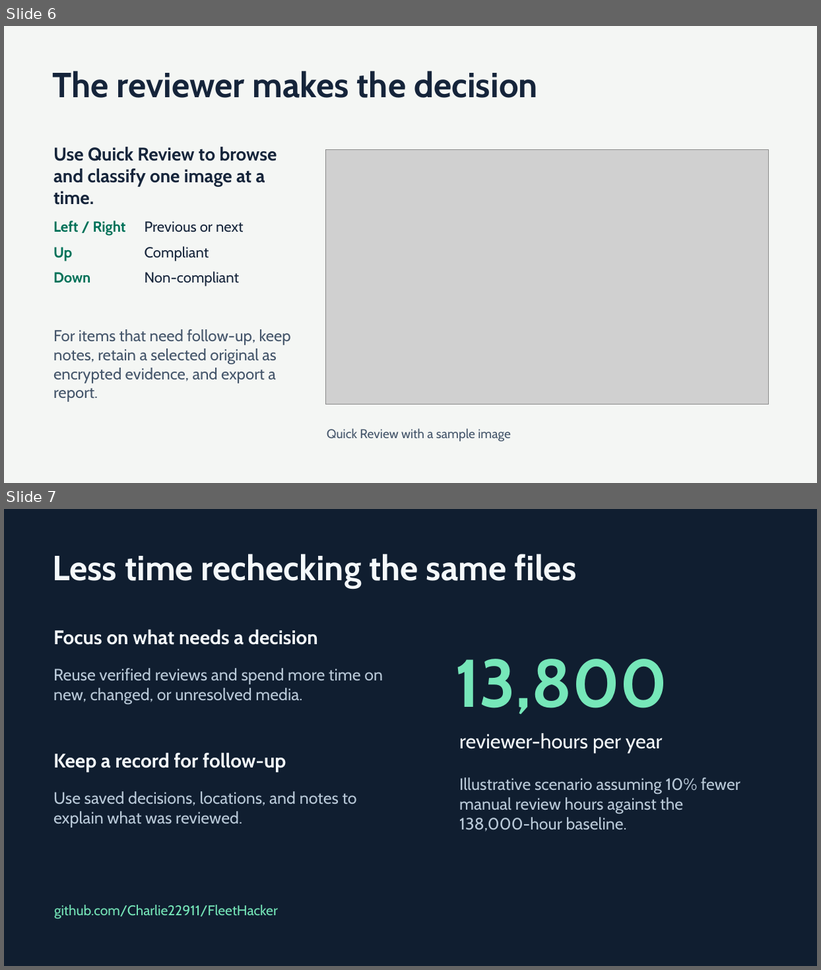
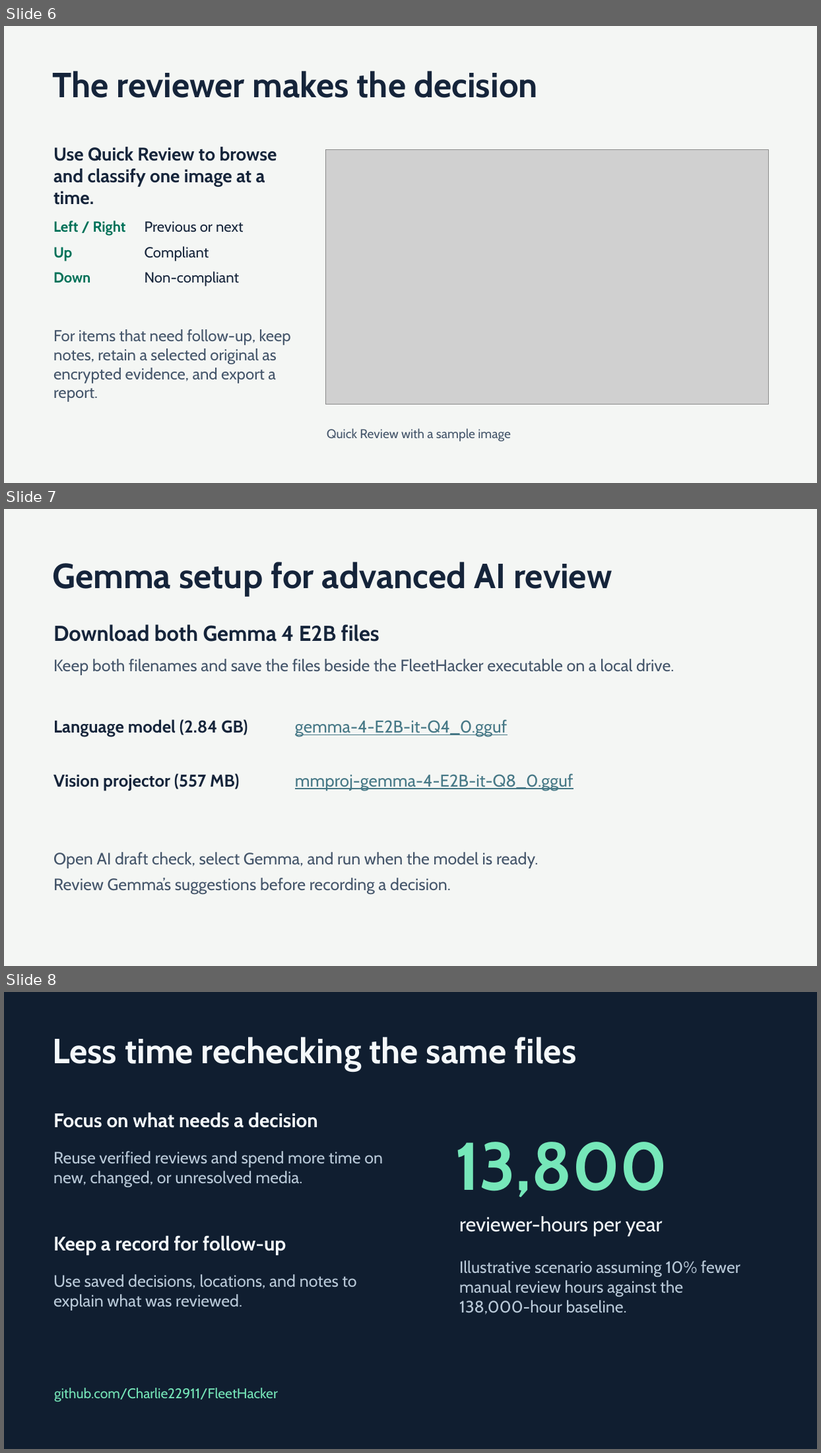
Before and after one commit to Charlie22911/FleetHacker, a slide deck: docs/FleetHacker-Overview.pptx. Shown one above the other, each under a label of ours: slides 6 and 7 before the commit, slides 6, 7 and 8 after it. The pictures are 821x970 and 821x1453 pixels, drawn with LibreOffice and Linux fonts; fonts in the diff are those of the drawing; grey boxes stand for pictures. Boxes give left, top, right and bottom in pixels: in the first picture for what was removed or moved away, otherwise in the second. Text is boxed around its words. In the diff, an @@ line names an element or a change of style, - is before the commit and + after.

Commit message:
Document Gemma setup in the overview and credit Phoenix LAI

```diff
--- a/docs/FleetHacker-Overview.pptx
+++ b/docs/FleetHacker-Overview.pptx
@@ slide 7 added at <box>4,509,817,966</box>, background #F4F6F4 @@
@@ text added at <box>52,562,612,595</box>, 41.2 pt, text #15243A, bold @@
+Gemma setup for advanced AI review
@@ text added at <box>54,625,380,642</box>, 25.5 pt, text #15243A, bold @@
+Download both Gemma 4 E2B files
@@ text added at <box>54,659,674,675</box>, 19.5 pt, text #44556A @@
+Keep both filenames and save the files beside the FleetHacker executable on a local drive.
@@ text added at <box>54,720,248,737</box>, 20.2 pt, text #15243A, bold @@
+Language model (2.84 GB)
@@ text added at <box>295,720,507,737</box>, 20.2 pt, text #467886, underline @@
+gemma-4-E2B-it-Q4_0.gguf
@@ text added at <box>54,774,240,791</box>, 20.2 pt, text #15243A, bold @@
+Vision projector (557 MB)
@@ text added at <box>295,774,574,791</box>, 20.2 pt, text #467886, underline @@
+mmproj-gemma-4-E2B-it-Q8_0.gguf
@@ text added at <box>54,852,538,869</box>, 19.5 pt, text #44556A @@
+Open AI draft check, select Gemma, and run when the model is ready.
@@ text added at <box>54,878,451,894</box>, 19.5 pt, text #44556A @@
+Review Gemma’s suggestions before recording a decision.
@@ what was slide 7 is now slide 8 @@
```
Also in this commit, not shown: 1 other file.
